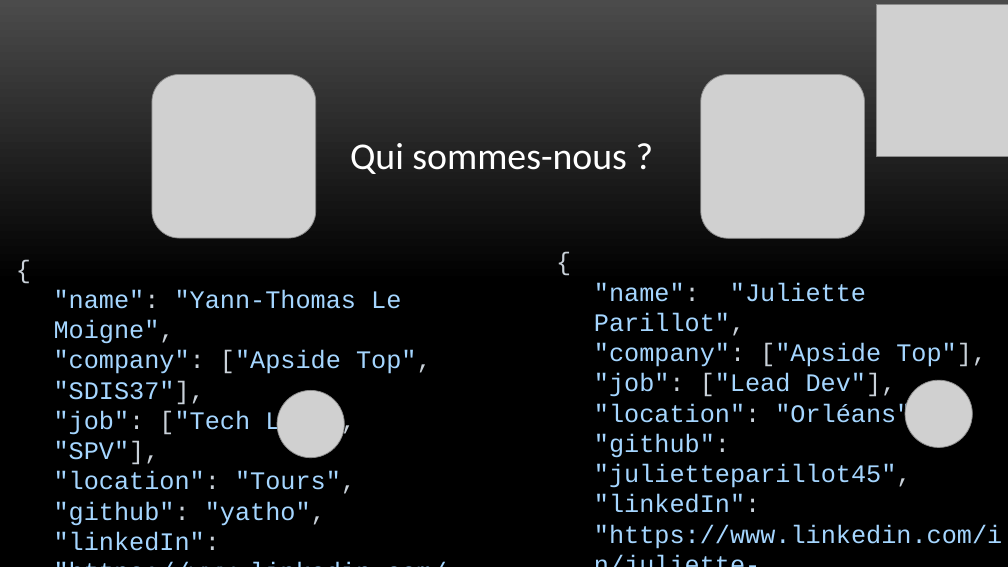
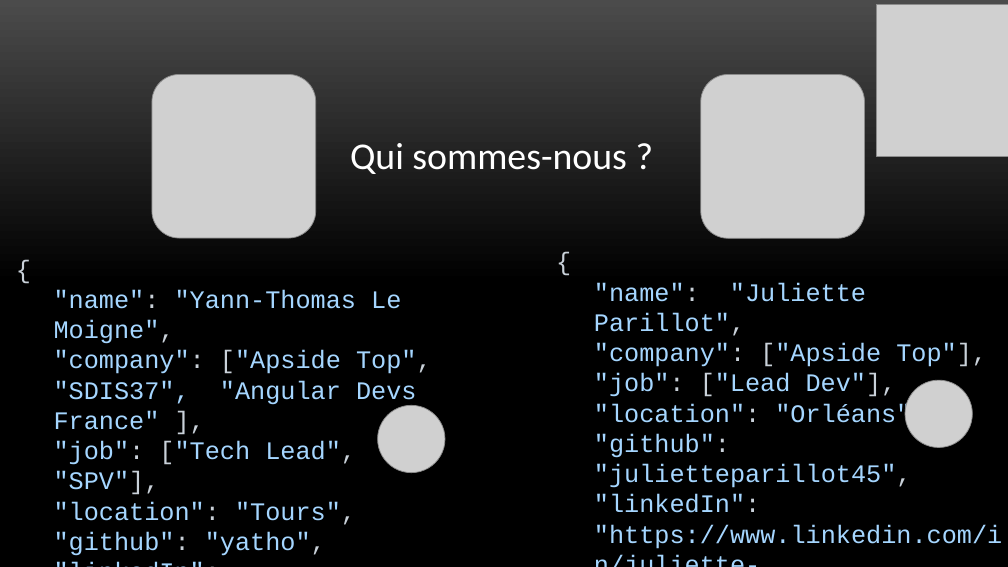
Before and after one commit to yatho/atelier-Angular17, a slide deck: slide 2 of Présentation.pptx. Drawn at 1008x567 pixels with LibreOffice and Linux fonts; fonts in the diff are those of the drawing; grey boxes stand for pictures. Boxes give left, top, right and bottom in pixels: in the first picture for what was removed or moved away, otherwise in the second. Text is boxed around its words. In the diff, an @@ line names an element or a change of style, - is before the commit and + after.

```diff
--- a/Présentation.pptx
+++ b/Présentation.pptx
@@ text at [54, 350, 432, 430]: text changed @@
-  "company": ["Apside Top", "SDIS37"],
+  "company": ["Apside Top", "SDIS37", "Angular Devs France" ],
@@ picture: place and size @@
-picture at [277, 390, 344, 457]
+picture at [378, 405, 445, 473]
```
Also in this commit, not shown: 2 slides added.
